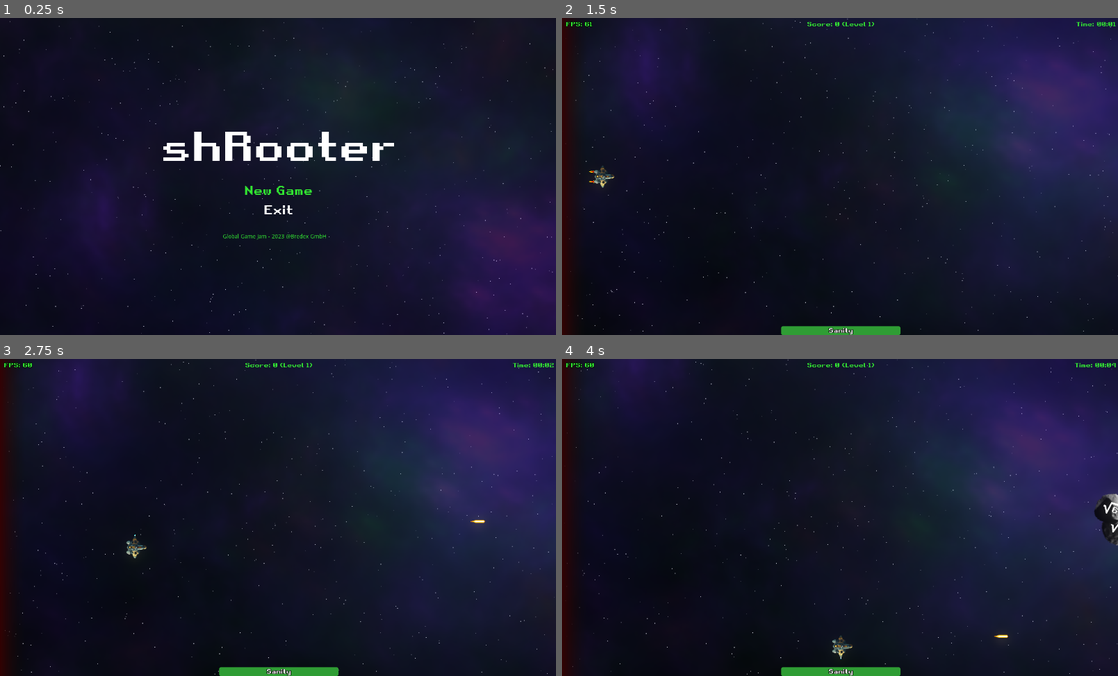
Above: before the commit, frames 1-4 (two rows, left to right).
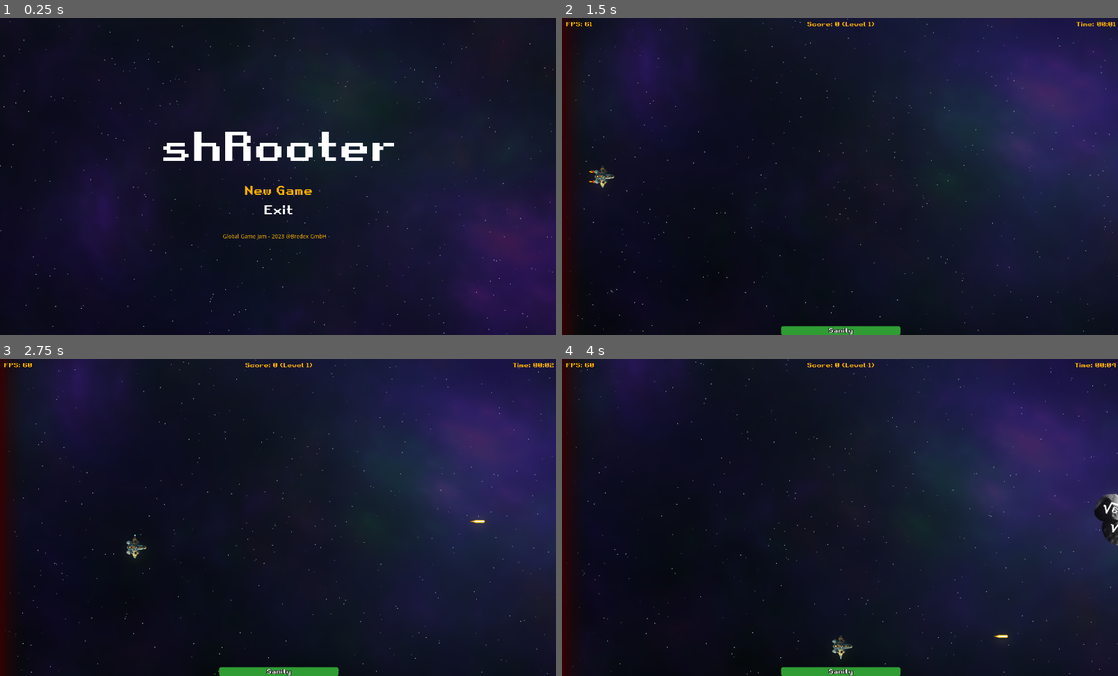
Above: after the commit, the same moments.

Repository: gingerr/ggj-2023-roots-one
Game: Godot game, scene res://MainMenu.tscn
The game is run twice, just before and just after one commit, with the same random seed, the same clock (stepped at 60 frames per second) and the same inputs.
Inputs:
- Up to frame 1 (0.25 s): no input
- Up to frame 2 (1.5 s): click "New Game" at 0.5 s; tap Enter at 1.25, 1.35 s; hold Right (ui_right) from 1.28 s (still down)
- Up to frame 3 (2.75 s): tap Space at 1.52, 2.27 s; release Right (ui_right) at 2.03 s; hold Down (ui_down) from 2.03 s (still down); tap Enter at 2.1 s
- Up to frame 4 (4 s): release Down (ui_down) at 2.78 s; hold Right (ui_right) 2.78-3.53 s; tap Enter at 2.85, 3.6 s; hold Up (ui_up) from 3.53 s (still down); tap Space at 3.77 s

The runs differ from the first frame. In frame 1, 0.3% of the frame differs, in the area x 40-59%, y 52-71%; in frame 2, 0.2%; in frame 3, 0.2%; in frame 4, 0.2%.

Commit message:
.

Diff:
--- a/Utils.gd
+++ b/Utils.gd
@@ -7,10 +7,10 @@
 	return false
 
 static func default_font_color(label : Label):
-	label.set("custom_colors/font_color", Color(0.2,0.9,0.2))
+	label.set("custom_colors/font_color", Color(1,0.7,0.0))
 
 static func button_selected(label : Button):
-	label.set("custom_colors/font_color", Color(0.2,0.9,0.2))
+	label.set("custom_colors/font_color", Color(1.0,0.7,0.0))
 
 static func button_not_selected(label : Button):
 	label.set("custom_colors/font_color", Color(1,1,1))
